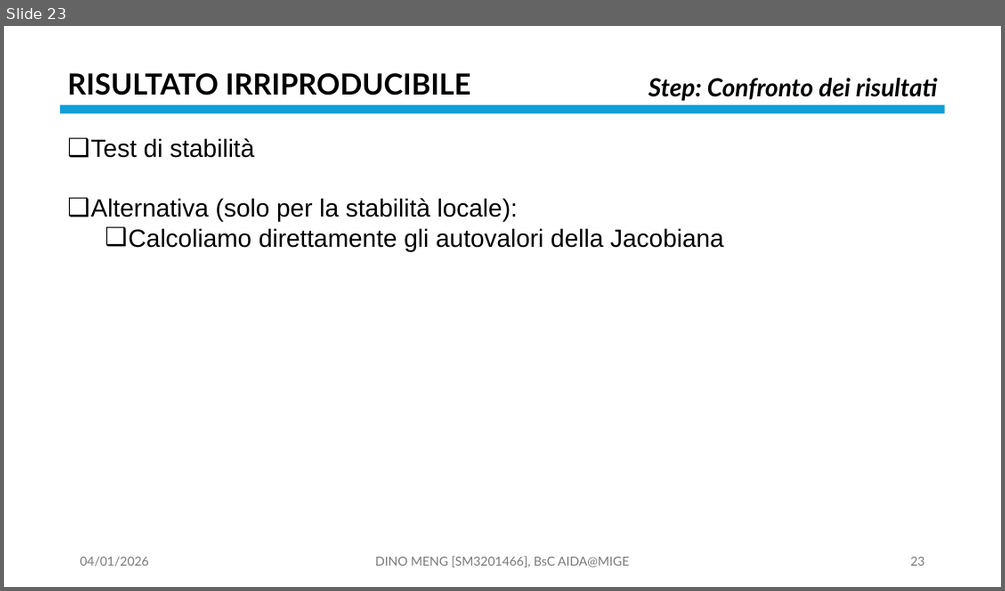
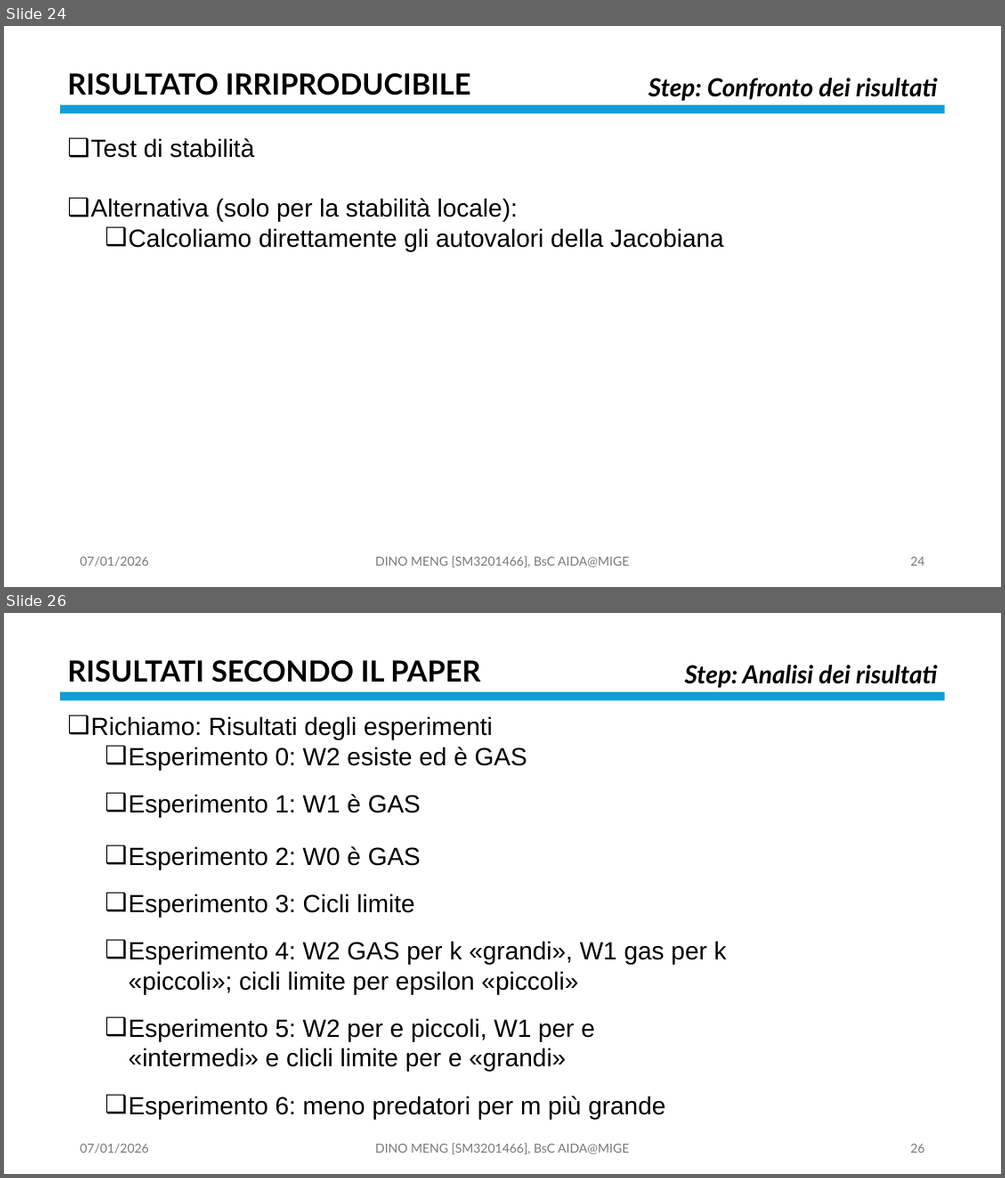
Before and after one commit to OdinMeng/AIDA-UNIVERSITY-NOTES-2025-2026, a slide deck: Complex Systems/project/PresentationPROJECTSM3201466.pptx. Shown one above the other, each under a label of ours: slide 23 before the commit, slides 24 and 26 after it; the slides between them are not shown. The pictures are 1005x591 and 1005x1178 pixels, drawn with LibreOffice and Linux fonts; fonts in the diff are those of the drawing. Boxes give left, top, right and bottom in pixels: in the first picture for what was removed or moved away, otherwise in the second. Text is boxed around its words. In the diff, an @@ line names an element or a change of style, - is before the commit and + after.

```diff
--- a/Complex Systems/project/PresentationPROJECTSM3201466.pptx
+++ b/Complex Systems/project/PresentationPROJECTSM3201466.pptx
@@ slide 26 added at <box>4,613,1001,1174</box>, background #FFFFFF @@
@@ text added at <box>67,660,480,682</box>, 28 pt, text #000000, bold @@
+RISULTATI SECONDO IL PAPER
@@ text added at <box>685,665,937,688</box>, 24 pt, text #000000, bold, italic @@
+Step: Analisi dei risultati
@@ rectangle added at <box>60,692,945,700</box>, fill #0F9ED5 @@
@@ text added at <box>91,716,727,1119</box>, 24 pt, text #000000 @@
+❑ Richiamo: Risultati degli esperimenti
+  ❑ Esperimento 0: W2 esiste ed è GAS
+  ❑ Esperimento 1: W1 è GAS
+  ❑ Esperimento 2: W0 è GAS
+  ❑ Esperimento 3: Cicli limite
+  ❑ Esperimento 4: W2 GAS per k «grandi», W1 gas per k «piccoli»; cicli limite per epsilon «piccoli»
+  ❑ Esperimento 5: W2 per e piccoli, W1 per e «intermedi» e clicli limite per e «grandi»
+  ❑ Esperimento 6: meno predatori per m più grande
@@ text added at <box>80,1143,148,1153</box>, 12 pt, text #797979 @@
+07/01/2026
@@ text added at <box>375,1143,629,1154</box>, 12 pt, text #797979 @@
+DINO MENG [SM3201466], BsC AIDA@MIGE
@@ page number added at <box>910,1143,924,1152</box>, 12 pt, text #797979 @@
+26
@@ what was slide 23 is now slide 24 @@
@@ slide 24 changed as well @@
@@ text at <box>80,556,148,566</box>: text changed @@
-04/01/2026
+07/01/2026
@@ page number at <box>910,556,924,565</box>: text changed @@
-23
+24
```
Also in this commit, not shown: 28 other slides changed, 8 other slides added, 7 other files.
